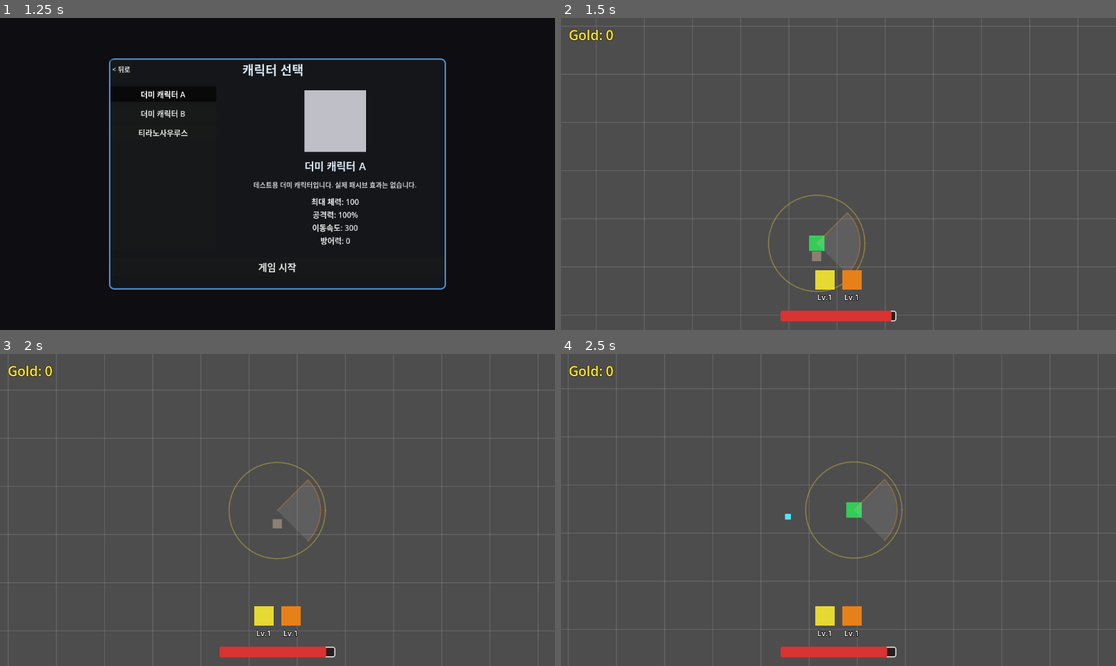
Above: before the commit, frames 1-4 (two rows, left to right).
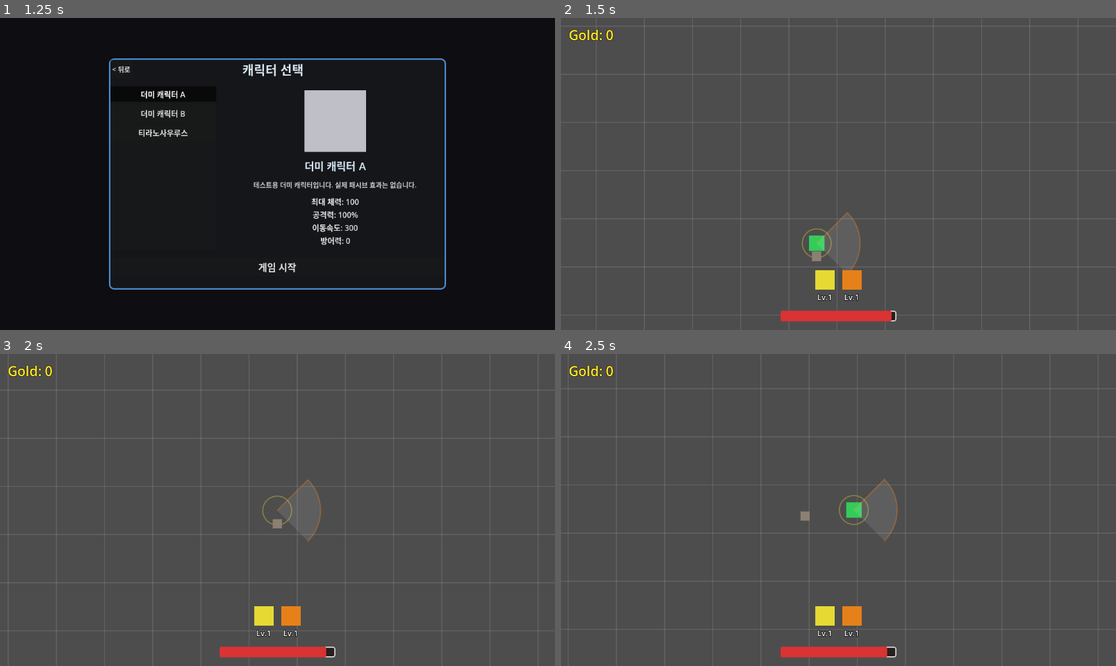
Above: after the commit, the same moments.

Repository: seunnna7/DinoSurvivor
Game: Godot game, scene res://scenes/main/MainMenu.tscn
Same seed, same stepped clock (60 frames per second), same inputs: the game is played once before the commit and once after it.
Inputs:
- Up to frame 1 (1.25 s): click "게임 시작" at 0.5 s
- Up to frame 2 (1.5 s): click "게임 시작" at 1.25 s
- Up to frame 3 (2 s): no input
- Up to frame 4 (2.5 s): hold Right (ui_right) from 2.03 s (still down)

Frame 1 is identical in both runs. In frame 2, 0.2% of the frame differs, in the area x 37-55%, y 56-88%; in frame 3, 0.3%; in frame 4, 0.3%, in the area x 40-62%, y 34-66%.

Commit message:
orbit_blade로 명칭 통일

Diff:
--- a/dino-survivor-develop/data/skills/plate_wrap.tres
+++ b/dino-survivor-develop/data/skills/orbit_blade.tres
@@ -1,11 +1,11 @@
 [gd_resource type="Resource" script_class="SkillData" format=3 uid="uid://ba48vnc05lnxg"]
 
 [ext_resource type="Script" uid="uid://ni2blacxo802" path="res://resource_types/skill_data.gd" id="1"]
-[ext_resource type="PackedScene" path="res://scenes/skills/PlateWrapSkill.tscn" id="2"]
+[ext_resource type="PackedScene" path="res://scenes/skills/OrbitBladeSkill.tscn" id="2"]
 
 [resource]
 script = ExtResource("1")
-id = &"plate_wrap"
+id = &"orbit_blade"
 display_name = "골판 두르기"
 species_motif = "스테고사우루스"
 flavor_text = "스테고사우루스의 골판에 베인다고 상상해보세요. 골판이 뭉툭하다는 상상력 없는 말은 하지 마세요!"
--- a/dino-survivor-develop/scenes/skills/BiteHitEffect.tscn
+++ b/dino-survivor-develop/scenes/skills/BiteHitEffect.tscn
@@ -1,6 +1,6 @@
-[gd_scene load_steps=2 format=3]
+[gd_scene format=3 uid="uid://ctllic6uoe7cf"]
 
-[ext_resource type="Script" path="res://scripts/systems/skills/bite_hit_effect.gd" id="1"]
+[ext_resource type="Script" uid="uid://bv3afqi5p6hqf" path="res://scripts/systems/skills/bite_hit_effect.gd" id="1"]
 
-[node name="BiteHitEffect" type="Node2D"]
+[node name="BiteHitEffect" type="Node2D" unique_id=1916851678]
 script = ExtResource("1")
--- /dev/null
+++ b/dino-survivor-develop/scenes/skills/OrbitBladeSkill.tscn
@@ -0,0 +1,6 @@
+[gd_scene format=3]
+
+[ext_resource type="Script" path="res://scripts/systems/skills/orbit_blade_skill.gd" id="1"]
+
+[node name="OrbitBladeSkill" type="Node"]
+script = ExtResource("1")
--- a/dino-survivor-develop/scenes/skills/PlateWrapSkill.tscn
+++ /dev/null
@@ -1,6 +0,0 @@
-[gd_scene format=3]
-
-[ext_resource type="Script" path="res://scripts/systems/skills/plate_wrap_skill.gd" id="1"]
-
-[node name="PlateWrapSkill" type="Node"]
-script = ExtResource("1")
--- a/dino-survivor-develop/scripts/systems/skills/bite_skill.gd
+++ b/dino-survivor-develop/scripts/systems/skills/bite_skill.gd
@@ -3,7 +3,7 @@
 ## 사거리 내 가장 가까운 몹 하나를 찾아 데미지를 입힙니다.
 ## 지금은 즉시 데미지만 처리. "흡입" 연출(끌어당기기)은 이후 폴리싱 단계에서 추가 예정.
 
-const RANGE := 100.0
+const RANGE := 30.0
 
 func setup(data: SkillData, body: Node2D) -> void:
 	super.setup(data, body)
--- a/dino-survivor-develop/scripts/systems/skills/orbit_blade.gd
+++ b/dino-survivor-develop/scripts/systems/skills/orbit_blade.gd
@@ -1,6 +1,6 @@
 class_name OrbitBlade
 extends Area2D
-## 골판 두르기의 골판 하나. plate_wrap_skill.gd가 스폰해서 매 프레임 위치를 갱신합니다.
+## 골판 두르기의 골판 하나. orbit_blade_skill.gd가 스폰해서 매 프레임 위치를 갱신합니다.
 ## 겹친 적에게 hit_interval마다 반복 데미지를 줍니다 (enemy.gd의 접촉 데미지 판정과 같은 개념).
 
 var damage: float = 0.0
Not shown: 1 places in dino-survivor-develop/data/skills/bite.tres that only renumber resources
Renamed: dino-survivor-develop/scripts/systems/skills/plate_wrap_skill.gd -> dino-survivor-develop/scripts/systems/skills/orbit_blade_skill.gd
Renamed: dino-survivor-develop/scripts/systems/skills/plate_wrap_skill.gd.uid -> dino-survivor-develop/scripts/systems/skills/orbit_blade_skill.gd.uid
Not shown, changed: .DS_Store
Not shown, changed: dino-survivor-develop/.DS_Store
